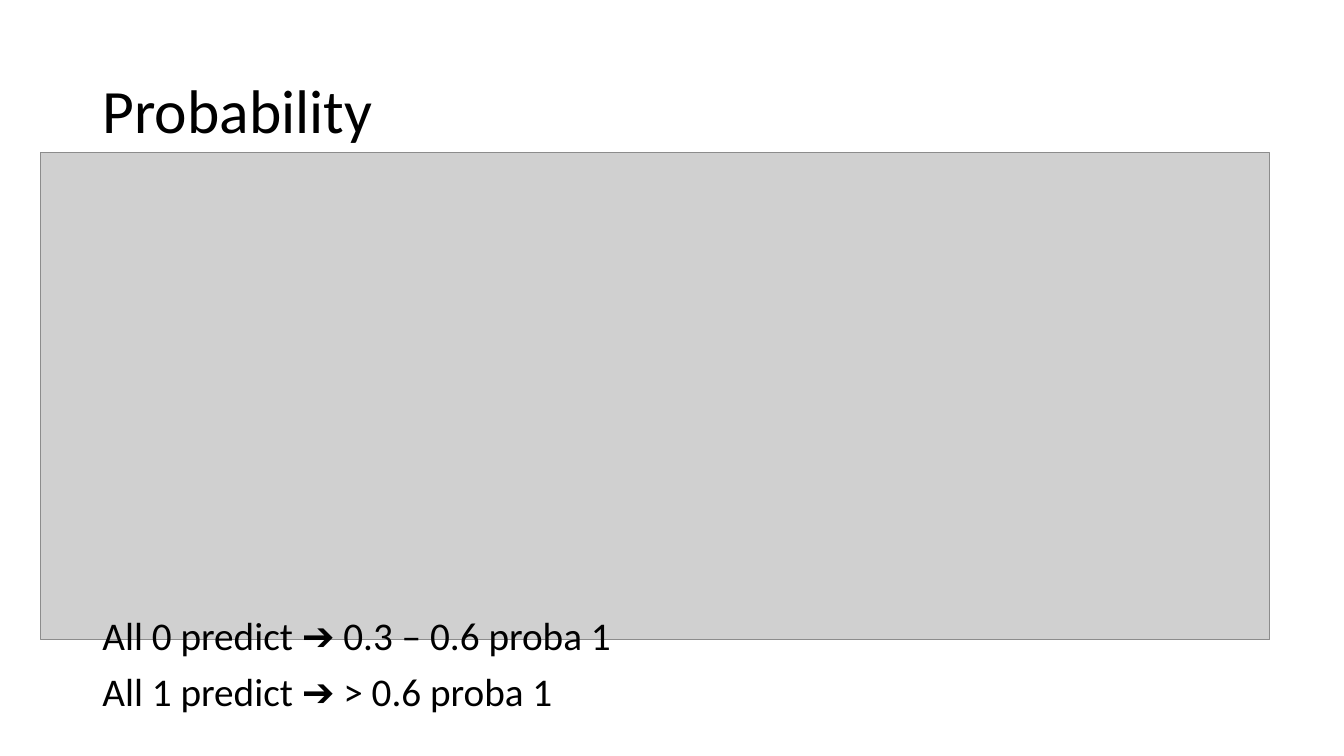
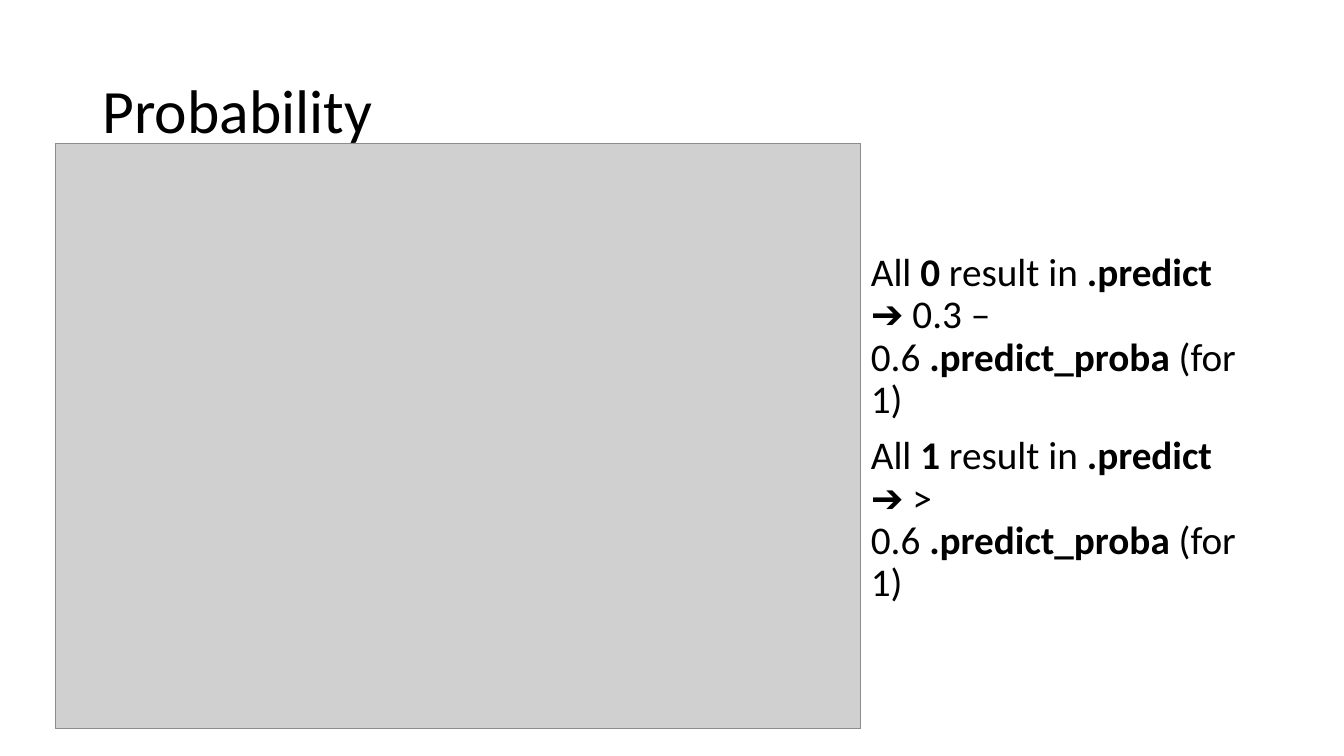
Before and after one commit to abdullahayas123/Tes-Model-Marketing-Scipy, a slide deck: slide 61 of Presentation-1.pptx (slide 59 before the commit). Drawn at 1344x756 pixels with LibreOffice and Linux fonts; fonts in the diff are those of the drawing; grey boxes stand for pictures. Boxes give left, top, right and bottom in pixels: in the first picture for what was removed or moved away, otherwise in the second. Text is boxed around its words. In the diff, an @@ line names an element or a change of style, - is before the commit and + after.

```diff
--- a/Presentation-1.pptx
+++ b/Presentation-1.pptx
@@ picture: place and size @@
-picture at [40,153,1269,640]
+picture at [55,143,861,729]
@@ text at [871,258,1236,602]: text changed @@
-All 0 predict ➔ 0.3 – 0.6 proba 1
-All 1 predict ➔ > 0.6 proba 1
+All 0 result in .predict ➔ 0.3 – 0.6 .predict_proba (for 1)
+All 1 result in .predict ➔ > 0.6 .predict_proba (for 1)
```
Also in this commit, not shown: 1 other slide changed, 2 slides added.
